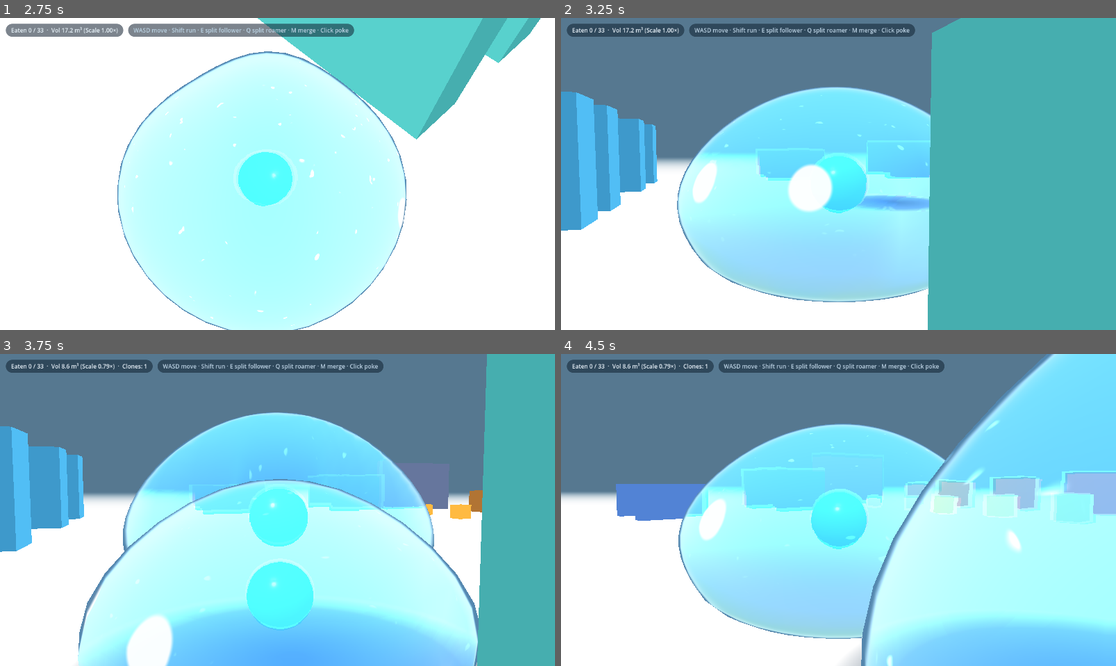
Above: before the commit, frames 1-4 (two rows, left to right).
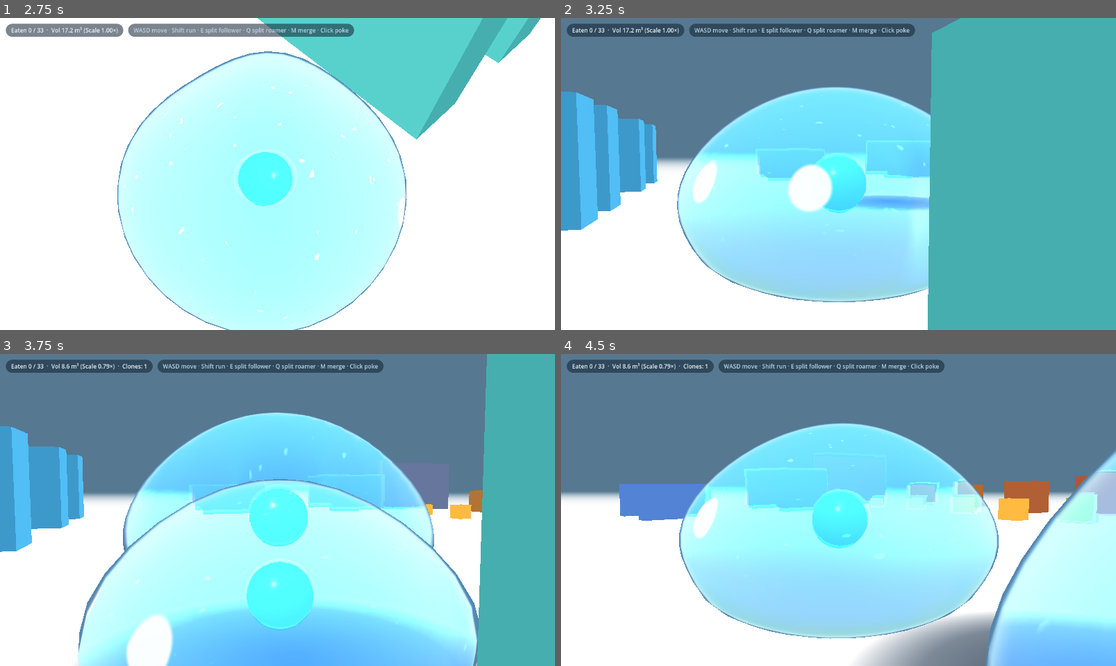
Above: after the commit, the same moments.

Repository: EN-rain/how-to-live-as-a-slime
Game: Godot game, scene res://scenes/main.tscn
Two runs of this game, one before a commit and one after it. Both use one fixed random seed, a clock stepped at 60 frames per second and the inputs below.
Inputs (mouse positions are in pixels of both pictures, inside the frame that each line leads up to):
- Up to frame 1 (2.75 s): tap Enter (ui_accept) at 0.5, 0.77, 1.07 s; move the mouse to (399, 158) at 0.52 s; hold D (move_right) 0.53-1.25 s; hold M (merge_clones) 0.53-1.25 s; click (399, 158) at 0.67 s; drag from (166, 189) to (249, 236) at 1.27 s; move the mouse to (333, 105) at 2.02 s; hold D (move_right) from 2.03 s (still down); hold Shift (run) from 2.03 s (still down)
- Up to frame 2 (3.25 s): release D (move_right) at 2.75 s; release Shift (run) at 2.75 s; drag from (810, 236) to (672, 127) at 2.77 s
- Up to frame 3 (3.75 s): move the mouse to (444, 556) at 3.52 s; hold A (move_left) from 3.53 s (still down); hold Q (split_roam) from 3.53 s (still down)
- Up to frame 4 (4.5 s): tap Enter (ui_accept) at 3.77, 4.07 s; release A (move_left) at 4.25 s; release Q (split_roam) at 4.25 s; drag from (672, 463) to (755, 432) at 4.27 s

Frame 1 is identical in both runs. In frame 2, 0.1% of the frame differs, in the area x 50-67%, y 39-66%; in frame 3, less than 0.1%; in frame 4, 27%, in the area x 9-100%, y 0-100%.

Commit message:
Fix narrow-area deformation loss after split/merge and prevent fission/bud deadlocks

Diff:
--- a/scripts/slime.gd
+++ b/scripts/slime.gd
@@ -543,6 +543,12 @@
 		rids.append(fission_clone.get_proxy_rid())
 	if is_merging and merge_target != null and is_instance_valid(merge_target):
 		rids.append(merge_target.get_proxy_rid())
+	if props != null:
+		for other in props.registered_slimes:
+			if other == self or not is_instance_valid(other):
+				continue
+			if (other.is_merging and other.merge_target == self) or (other.is_budding and other.bud_parent == self):
+				rids.append(other.get_proxy_rid())
 	return rids
 
 
@@ -817,8 +823,10 @@
 		new_scale = target_scale
 	if new_scale > slime_scale + 1e-6:
 		var new_core_r := model.rest_max_radius * new_scale * model.min_squeeze()
-		if not motor.core_sphere_clear(motor.core_sweep_origin(), new_core_r) \
-				or not motor.core_sphere_clear(model.core_sphere_center(), new_core_r):
+		var new_sweep_orig := model.foot + Vector3(0.0, new_core_r + 0.04, 0.0)
+		var new_center := model.foot + Vector3(0.0, model.rest_half_height * new_scale, 0.0)
+		if not motor.core_sphere_clear(new_sweep_orig, new_core_r) \
+				or not motor.core_sphere_clear(new_center, new_core_r):
 			expansion_blocked = "growth blocked by geometry"
 			return
 	_set_scale_anchored(new_scale)
@@ -1348,8 +1356,11 @@
 
 	if k >= 1.0:
 		is_fissioning = false
+		if clone != null and is_instance_valid(clone) and clone.is_budding:
+			clone._finish_budding()
 		fission_clone = null
 		_set_scale_anchored(fission_target_scale)
+		_resolve_model(0.0, 1.0, 1.0)
 		_apply_transform()
 		set_shader_param("uSplitAmt", 0.0)
 		set_shader_param("uSplitNeckRadius", 0.0)
@@ -1397,18 +1408,23 @@
 ## can hold its own progress instead of handing over volume this hull cannot hold.
 func set_bud_scale(k: float) -> bool:
 	var s := maxf(_bud_scale_for(k), 0.02)
-	var ok := true
 	bud_growth_blocked = false
-	# Single target probe when growing past bucket margin, avoiding multi-step QuickHull loops
-	if s > slime_scale + 0.015:
-		if not motor.posture_target_is_legal(s, 0.0, 1.0, 1.0, sq_dir):
-			ok = false
-			bud_growth_blocked = true
-			s = slime_scale
 	if absf(s - slime_scale) > 1e-6:
 		_set_scale_anchored(s)
 		_resolve_model(0.0, 1.0, 1.0)
-	return ok
+	return true
+
+
+func _finish_budding() -> void:
+	is_budding = false
+	bud_parent = null
+	_set_scale_anchored(bud_target_scale)
+	_resolve_model(0.0, 1.0, 1.0)
+	_apply_transform()
+	set_shader_param("uSplitAmt", 0.0)
+	set_shader_param("uSplitNeckRadius", 0.0)
+	set_shader_param("uSplitPartnerLocal", Vector3.ZERO)
+	_sync_proxy()
 
 
 func _tick_budding(dt: float) -> void:
@@ -1470,14 +1486,9 @@
 	set_shader_param("uSplitDir", -bud_fwd)
 
 	if k >= 1.0:
-		is_budding = false
-		bud_parent = null
-		_set_scale_anchored(bud_target_scale)
-		_apply_transform()
-		set_shader_param("uSplitAmt", 0.0)
-		set_shader_param("uSplitNeckRadius", 0.0)
-		set_shader_param("uSplitPartnerLocal", Vector3.ZERO)
-	_sync_proxy()
+		_finish_budding()
+	else:
+		_sync_proxy()
 
 
 ## Growth room this pair's separation still needs, in metres scaled to both bodies.
@@ -1781,12 +1792,10 @@
 
 
 func _merge_path_clear(other: Slime) -> bool:
-	# The whole hull has to make the trip, not just its endpoints: a merge across a
-	# wall or a pillar would otherwise teleport the source through it. Swept by the
-	# traveller's own motor so its exclusion set and foot are the ones that move.
-	var from := other.model.foot
-	var to := Vector3(model.foot.x, from.y, model.foot.z)
-	return other.motor.sweep_is_clear(from, to, other.slime_scale)
+	var from := other.motor.core_sweep_origin()
+	var to := Vector3(global_position.x, from.y, global_position.z)
+	var fr := other.motor.cast_core_sphere(from, to - from)
+	return float(fr[1]) >= 0.99
 
 
 # ------------------------------------------------------------------------------------------------
--- a/scripts/slime_shape_model.gd
+++ b/scripts/slime_shape_model.gd
@@ -274,11 +274,12 @@
 	for i in n:
 		top = maxf(top, pts[i].y)
 	top = maxf(0.0, top - margin)
+	var bot := minf(margin, top)
 	for i in n:
 		var p := pts[i]
 		var r := sqrt(p.x * p.x + p.z * p.z)
 		var f := maxf(0.0, r - margin) / maxf(r, 1e-5)
-		pts[i] = Vector3(p.x * f, minf(p.y, top), p.z * f)
+		pts[i] = Vector3(p.x * f, clampf(p.y, bot, top), p.z * f)
 	return pts
 
 
--- a/shaders/slime.gdshader
+++ b/shaders/slime.gdshader
@@ -306,8 +306,17 @@
 	float wx = 1.0 - smoothstep(h.x - 0.05, h.x + 0.65, abs(q.x));
 	vec2 pushZ = vec2(0.0, sz * penZ * wx);
 
-	// Constant-per-obstacle face blend + diagonal corner boost (zero spatial derivative across vertices)
-	float faceW = smoothstep(-0.25, 0.25, ox - oz);
+	// Select X-wall vs Z-wall:
+	// - When slime center is inside Z-span (oz <= 0), X-wall is active (faceW = 1).
+	// - When slime center is inside X-span (ox <= 0), Z-wall is active (faceW = 0).
+	// - In the corner region (ox > 0 && oz > 0, e.g. entering/exiting a gate), use the box's
+	//   Voronoi miter bisector (inZ - inX) so vertices inside the gate channel always push in X!
+	float inX = h.x - abs(q.x);
+	float inZ = h.z - abs(q.z);
+	float cornerFaceW = smoothstep(-0.25, 0.25, inZ - inX);
+	float sideOnlyX = smoothstep(-0.15, 0.15, ox);
+	float sideOnlyZ = smoothstep(-0.15, 0.15, oz);
+	float faceW = mix(sideOnlyX, cornerFaceW, sideOnlyX * sideOnlyZ);
 	float cornerBoost = 1.0 + 1.68 * faceW * (1.0 - faceW);
 	vec2 pushXZ = mix(pushZ, pushX, faceW) * (cornerBoost * winY / domeScale);
 
